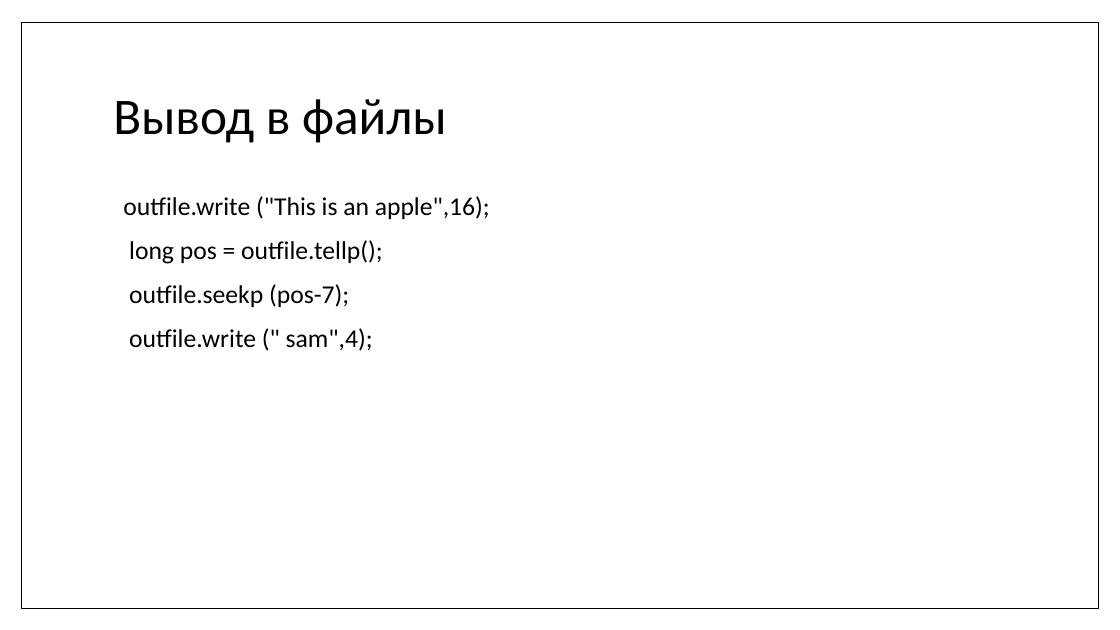
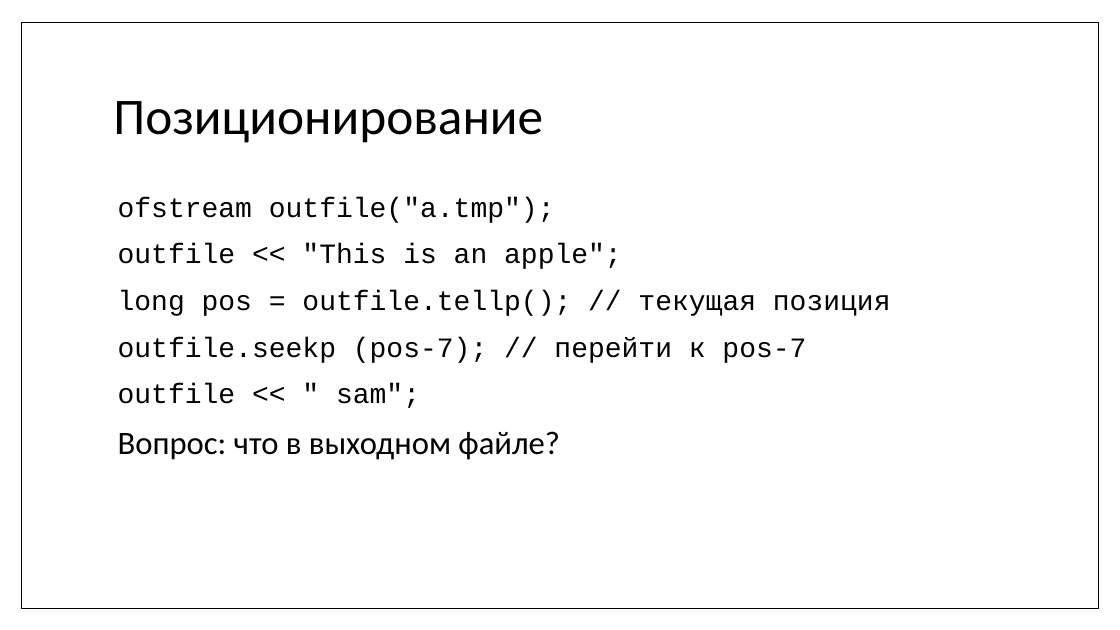
Before and after one commit to MIPT-ILab/cpp-lects-rus, a slide deck: slide 37 of slides/lec2-5-iostreams-locales.pptx (slide 17 before the commit). Drawn at 1120x630 pixels with LibreOffice and Linux fonts; fonts in the diff are those of the drawing. Boxes give left, top, right and bottom in pixels: in the first picture for what was removed or moved away, otherwise in the second. Text is boxed around its words. In the diff, an @@ line names an element or a change of style, - is before the commit and + after.

```diff
--- a/slides/lec2-5-iostreams-locales.pptx
+++ b/slides/lec2-5-iostreams-locales.pptx
@@ title at box(113, 101, 543, 143): text changed @@
-Вывод в файлы
+Позиционирование
@@ text at box(118, 197, 891, 460): text changed; size 22 to 24 pt; font Calibri to Courier New @@
-outfile.write ("This is an apple",16);
-long pos = outfile.tellp();
-outfile.seekp (pos-7);
-outfile.write (" sam",4);
+ofstream outfile("a.tmp");
+outfile << "This is an apple";
+long pos = outfile.tellp(); // текущая позиция
+outfile.seekp (pos-7); // перейти к pos-7
+outfile << " sam";
+Вопрос: что в выходном файле?
```
Also in this commit, not shown: 15 other slides changed, 44 slides added, 1 slide removed, 1 other file.
